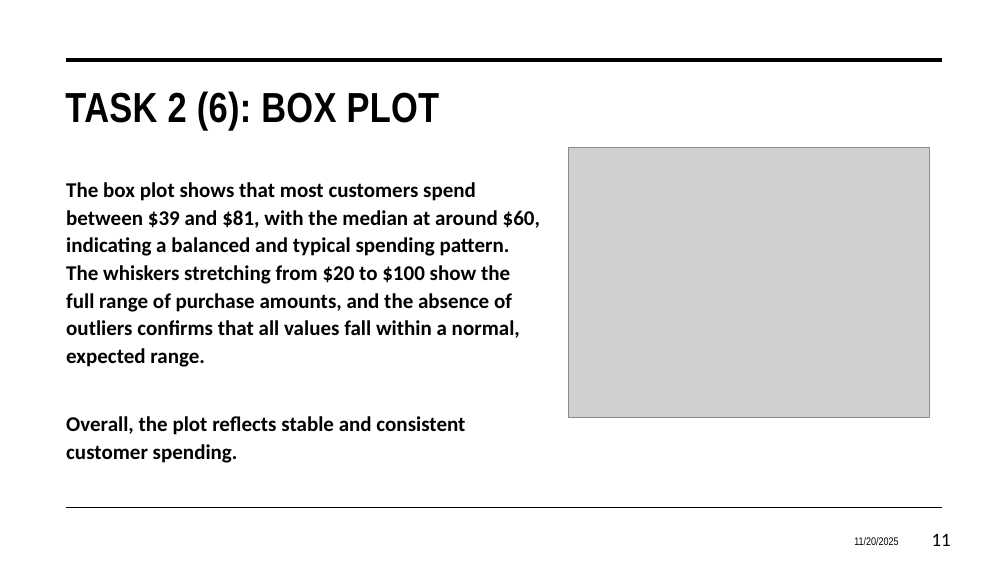
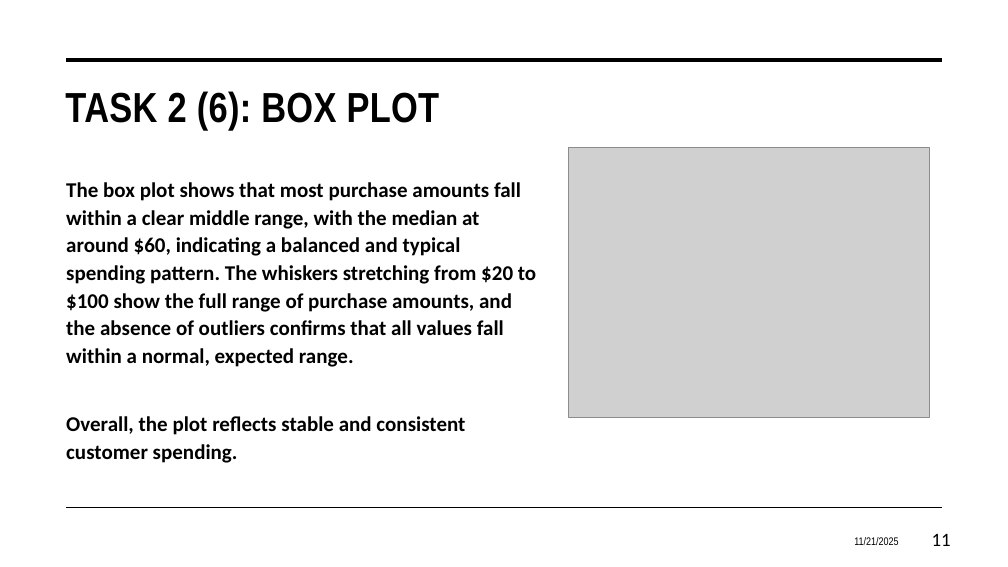
Before and after one commit to Rwaan-001/projectRepo, a slide deck: slide 11 of Data_PowerPoint.pptx. Drawn at 1008x567 pixels with LibreOffice and Linux fonts; fonts in the diff are those of the drawing; grey boxes stand for pictures. Boxes give left, top, right and bottom in pixels: in the first picture for what was removed or moved away, otherwise in the second. Text is boxed around its words. In the diff, an @@ line names an element or a change of style, - is before the commit and + after.

```diff
--- a/Data_PowerPoint.pptx
+++ b/Data_PowerPoint.pptx
@@ text at (66, 182, 536, 367): text changed @@
-The box plot shows that most customers spend between $39 and $81, with the median at around $60, indicating a balanced and typical spending pattern. The whiskers stretching from $20 to $100 show the full range of purchase amounts, and the absence of outliers confirms that all values fall within a normal, expected range.
+The box plot shows that most purchase amounts fall within a clear middle range, with the median at around $60, indicating a balanced and typical spending pattern. The whiskers stretching from $20 to $100 show the full range of purchase amounts, and the absence of outliers confirms that all values fall within a normal, expected range.
@@ text at (854, 537, 898, 545): text changed @@
-11/20/2025
+11/21/2025
```
Also in this commit, not shown: 18 other slides changed, 1 slide added, 2 slides removed, 3 other files.
